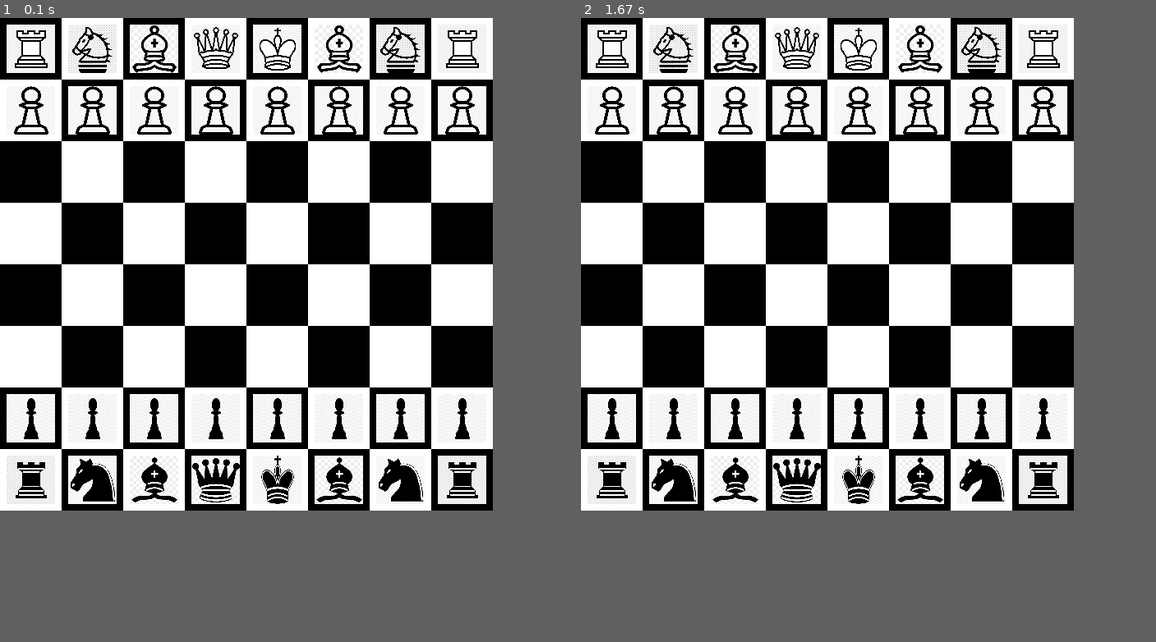
Above: before the commit, frames 1-2 (left to right).
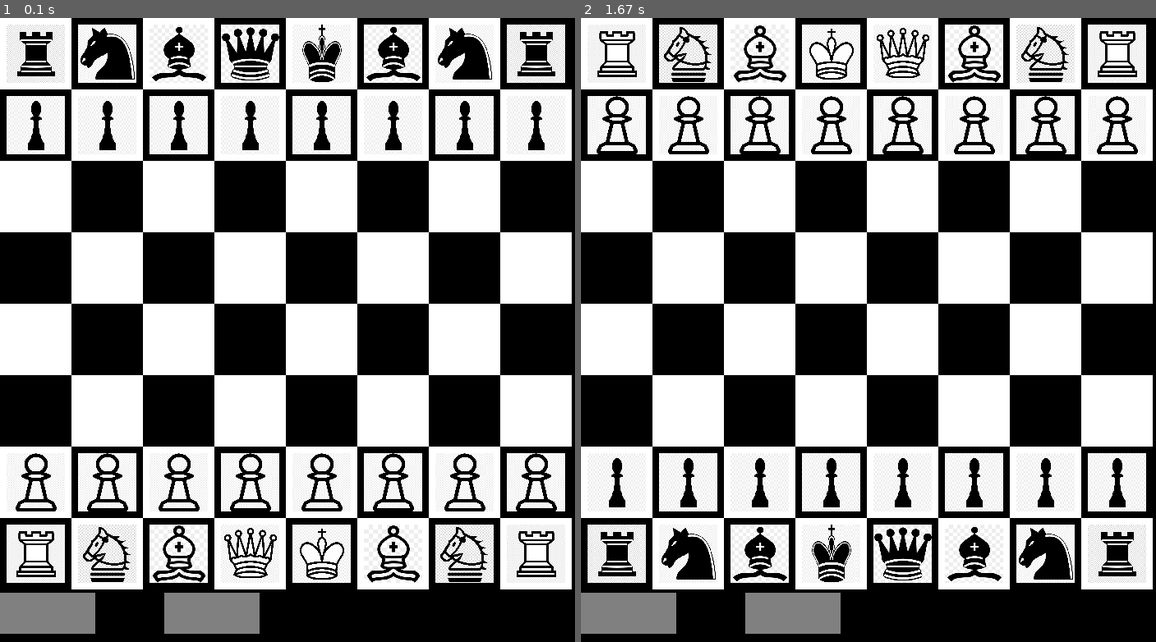
Above: after the commit, the same moments.

Repository: Nicholas-Baldassini/Baldo_Engine
Game: pygame game, started from pygameMain.py
The game is run twice, just before and just after one commit, with the same random seed, the same clock (stepped at 60 frames per second) and the same inputs.
Inputs (mouse positions are in pixels of both pictures, inside the frame that each line leads up to):
- Up to frame 1 (0.1 s): no input
- Up to frame 2 (1.67 s): press the mouse at (627, 610) at 0.37 s; move the mouse to (736, 386) at 0.47 s; release the mouse at (845, 161) at 0.6 s; press the mouse at (627, 610) at 0.7 s; move the mouse to (644, 560) at 0.8 s; release the mouse at (667, 510) at 0.93 s; press the mouse at (627, 610) at 1.13 s; move the mouse to (690, 423) at 1.23 s; release the mouse at (747, 230) at 1.37 s; press the mouse at (627, 610) at 1.6 s
In our replay, the window is 600x600 before the commit and 700x760 after it. These sizes can differ from the game's own. Grey fills any space a smaller window leaves; there, only what the larger window draws over its background counts as a difference.

The runs differ from the first frame. In frame 1, 50% of the frame differs, in the area x 0-100%, y 0-99%; in frame 2, 50%.

Commit message:
Huge updates, changed board squares to ordered list, added primitive movement, lost of other minor functions as well

Diff:
--- a/board.py
+++ b/board.py
@@ -5,6 +5,7 @@
 """
 from typing import List, Dict
 import settings as sett
+import pieces
 
 
 class Board:
@@ -12,40 +13,110 @@
     Board Class
     Holds all the squares and formats them
 
-    squares = {row: sq_obj sorted in files}
-    squares = {1: a1, b1, c1.... 2: a2, b2, c3...}
-    """
+    squares = [[8], [7], [6]...]
+    squares = [[a8, b8, c8...], [a7, b7, c7...]...]
+
+    Representation Invariants
+    ========================
+    len(squares) == 8
+    len(squares[i]) == 8
+    """
+    squares: [['Square']]  # Private
 
     def __init__(self):
-        self.squares = self.init_square_dic()
-
-    def add_square(self, sq_obj: 'Square' ) -> None:
-
-        self.squares[sq_obj.row].append(sq_obj)
-        self.squares[sq_obj.row] = sorted(self.squares[sq_obj.row],
-                                          key=lambda f: f.file)
-
-    def init_square_dic(self):
+        self.squares = self.init_square_list()
+
+    def add_square(self, sq_obj: 'Square') -> None:
+        rr = sett.rows[::-1]  # Reversed rows, used for indexing
+
+        self.squares[rr.index(sq_obj.row)].append(sq_obj)
+        self.squares[rr.index(sq_obj.row)] = sorted(
+            self.squares[rr.index(sq_obj.row)],
+            key=lambda f: f.file)
+
+    def init_square_list(self) -> List[List]:
         """
         To create the empty squares dictionary to organize
         all the square of the board
-        """
-        squares = {}
-        for row in sett.rows:
-            squares[row] = []
+        >>> b = Board()
+        >>> b.init_square_list()
+        [[], [], [], [], [], [], [], []]
+        """
+        squares = []
+        for i in range(8):
+            squares.append([])
         return squares
+
+    def get_board(self) -> List[List['Square']]:
+        """
+        Returns a copy of the virtual board, the list of lists
+        """
+        return self.squares
+
+    # Todo Set this one time to save time, set as attribute
+    def get_colour_pieces_on_board(self, colour: str):
+        """
+        Returns a list of all the pieces on the board of colour
+        """
+        the_alive_ones = []
+        for row in self.squares:
+            for square in row:
+                if isinstance(square.holding, pieces.Piece):
+                    if square.holding.team == colour:
+                        the_alive_ones.append(square.holding)
+        return the_alive_ones
+
+    # Todo Set this one time to save time, set as attribute
+    def get_type_of_pieces(self, piece_type: str, colour: str):
+        """
+        Return a list of all the pieces of piece_type of colour
+        """
+        the_chosen_ones = []
+        coloured = self.get_colour_pieces_on_board(colour)
+        for peece in coloured:
+            if peece.type_ == piece_type:
+                the_chosen_ones.append(peece)
+        return the_chosen_ones
+
+
+    def flip_board(self) -> None:
+        """
+        Internally flip the board, white is on top, black on bottom
+        """
+        for row in range(len(self.squares)):
+            self.squares[row] = self.squares[row][::-1]
+        self.squares = self.squares[::-1]
+
+    def get_square(self, file: str, row: str) -> 'Square':
+        """
+        Retrieve a specific square given code
+        Return square object
+        """
+        rr = sett.rows[::-1]
+        row = rr.index(row)
+        sq = self.squares[row][sett.files.index(file)]
+        return sq
+
+    def get_piece(self, file, row):
+        """
+        Returns piece object if piece object exists in the code
+        """
+        sq = self.get_square(file, row)
+        if sq.holding:
+            return sq.holding
+
 
     def place_piece(self, piece: 'Piece object') -> None:
         piece_row = piece.row
         piece_file = piece.file
+        rr = sett.rows[::-1]
         # Square of interest
-        soi = self.squares[piece_row][sett.files.index(piece_file)]
-
-        if soi.holding is not None:
-            print("Piece: {} is trying to move onto square: {} but piece: {}" +
-                  "is already on it".format(piece.type_, soi.code,
-                                            soi.holding.type_))
-            raise Exception
+        soi = self.squares[rr.index(piece_row)][sett.files.index(piece_file)]
+
+        if soi.holding is not None or isinstance(soi.holding, pieces.Piece):
+            if soi.holding is not piece:
+                print(soi.holding.code + 'is already on this square')
+                raise Exception
         soi.holding = piece
 
     def remove_piece(self, piece: 'Piece object') -> bool:
@@ -55,24 +126,25 @@
 
         Return True if piece is removed, False if something went wrong
         """
-        for row in self.squares.values():
+
+        for row in self.squares:
             for sq in row:
-                if sq.holding is piece:
+                if sq.holding and sq.holding is piece:
                     sq.holding = None
                     return True
         return False
 
     def __str__(self):
-        board_str = ''
-        line_str = ''
-        for file in self.squares.values():
-            for sq in file:
-                if sq.holding:
-                    line_str += sq.holding.type_[0] + '   '
+        board_str = '['
+
+        for row in self.squares:
+            board_str += '['
+            for sq in row:
+                if isinstance(sq.holding, pieces.Piece):
+                    board_str += sq.holding.code + ', '
                 else:
-                    line_str += str(sq)
-            board_str = line_str + '\n' + board_str
-            line_str = ''
+                    board_str += sq.code + ',   '
+            board_str += '], \n'
         return board_str
 
 
@@ -95,17 +167,32 @@
     file: str
     row: str
     attacked: [bool, bool]  # white, black
-    colour: int
+    cur_colour: str
     code: str
-    holding: 'Piece object'
-
-    def __init__(self, colour: int, file: str, row: str):
+    holding: 'pieces.Piece'
+    default_colour: str # black or white by default
+
+    def __init__(self, colour: str, file: str, row: str):
         self.file = file
-        self.colour = colour
+        self.cur_colour = colour
         self.row = row
         self.attacked = [False, False]
         self.code = file + row
         self.holding = None
+        self.default_colour = colour
+
+    def change_colour(self, colour):
+        """
+        Change colour of square
+        Used to highlight a square
+        """
+        self.cur_colour = colour
+
+    def get_default_colour(self):
+        """
+        Return Default colour of the square
+        """
+        return self.default_colour
 
     def __str__(self):
         formatting = '{}{}, '.format(self.file, self.row)
@@ -118,7 +205,7 @@
     for Row in range(8):
         for File in range(8):
             colour_flag += 1
-            square = Square(sett.sq_colours[colour_flag % 2], sett.files[File],
+            square = Square(sett.teams[colour_flag % 2], sett.files[File],
                             sett.rows[Row])
             board.add_square(square)
         colour_flag += 1
--- a/game.py
+++ b/game.py
@@ -1,9 +1,14 @@
-# Do the actual game computation in here, then give the outputs to pygame
+"""
+Do the actual game computation in here, then give the outputs to pygame
+Main control center of the game + engine
+"""
 import board
 import pieces as p
 import settings as sett
 
 master_board = board.create_board()
+turn_number = 1
+# if odd, white's turn, if even, black's turn
 
 
 def start_game():
@@ -11,7 +16,7 @@
     wr1 = p.Rook(sett.files[0], sett.rows[0],
                  sett.piece_types[0], sett.teams[0])
     wkn1 = p.Knight(sett.files[1], sett.rows[0],
-                   sett.piece_types[1], sett.teams[0])
+                    sett.piece_types[1], sett.teams[0])
     wb1 = p.Bishop(sett.files[2], sett.rows[0],
                    sett.piece_types[2], sett.teams[0])
     wq = p.Queen(sett.files[3], sett.rows[0],
@@ -21,7 +26,7 @@
     wb2 = p.Bishop(sett.files[5], sett.rows[0],
                    sett.piece_types[2], sett.teams[0])
     wkn2 = p.Knight(sett.files[6], sett.rows[0],
-                   sett.piece_types[1], sett.teams[0])
+                    sett.piece_types[1], sett.teams[0])
     wr2 = p.Rook(sett.files[7], sett.rows[0],
                  sett.piece_types[0], sett.teams[0])
 
@@ -72,6 +77,20 @@
         master_board.place_piece(pawn)
 
 
+def can_piece_move(piece: 'Piece object', to_row: str, to_file: str) -> bool:
+    """
+    Given a piece and a destination, return True if piece can move there
+    """
+    pass
+
+
+def En_passant():
+    pass
+
+def castle():
+    pass
+
+
 def move_piece(piece: 'Piece object', to_row: str, to_file: str) -> None:
     """
     Called after calculations done to figure out where piece is to be moved
@@ -79,17 +98,33 @@
     Changes file and row position of the piece object
     Changes the actual position on the board object as well
     """
+    # if not can_piece_move(piece, to_row, to_file):
+    #     print('Piece can not move here')
+    #     raise Exception
+
+    global turn_number
+
+    # Remove current piece from wherever it is on board
     worked = master_board.remove_piece(piece)
     if not worked:
-        print("Piece:{} on {} was not found " +
-              "in board.squares".format(piece.type_, piece.code))
+        print("Piece: {} on {} was not found ".format(piece.type_, piece.code) +
+              "in board.squares")
         raise Exception
 
+    # Change piece object attributes
     piece.move_piece(to_row, to_file)
+
+    # Move piece to new spot on board
     master_board.place_piece(piece)
 
+    turn_number += 1
 
-start_game()
+
 if __name__ == '__main__':
     start_game()
-    print(master_board)
+    # print(master_board)
+    master_board.flip_board()
+    # print(master_board)
+    # print(master_board.get__colour_pieces_on_board('white'))
+else:
+    start_game()
--- /dev/null
+++ b/moveStringProcessing.py
@@ -0,0 +1,48 @@
+import game
+import settings as sett
+"""
+Chess strings are retrieved from https://old.chesstempo.com/ database and
+processed according to their formatting
+"""
+
+move_string = '1. b3 e5 2. Bb2 Nc6 3. e3 Nf6 4. Bb5 Bd6 5. Ne2 O-O 6. Ng3 Re8 7. O-O e4 8. f4 a6 9. Be2 Bc5 10. Bxf6 Qxf6 11. Nc3 Bxe3+ 12. Kh1 Bd4 13. Ngxe4 Qh6 14. Bc4 d6 15. Qf3 Be6 16. Rae1 Bb6 17. f5 Bxc4 18. bxc4 Ne5 19. Qe2 c6 20. g4 Bc7 21. Qg2 Qh4 22. Re3 Qd8 23. g5 d5 24. cxd5 Kf8 25. Rh3 cxd5 26. Rxh7 dxe4 27. f6 Ng6 28. Qh3 gxf6 29. gxf6 '
+if not move_string:
+    move_string = input('Move string: ')
+
+fake_order = move_string.strip().split(' ')
+move_order = []
+for move in fake_order:
+    if move[0] not in ['1', '2', '3', '4', '5', '6', '7', '8', '9', '0']:
+        move_order.append(move)
+
+
+is_white = True
+def make_move(move: str):
+    """
+    Responsible for finding which piece is to move and to move it
+    """
+    if move[0] not in sett.piece_move_notation:
+        type = sett.piece_types[-1]
+    else:
+        type = sett.piece_types[sett.piece_move_notation.index(move[0])]
+
+    team = sett.teams[(game.turn_number - 1) % 2]
+    team_pieces = game.master_board.get_colour_pieces_on_board(
+        team)
+
+    # The piece that is to be moved or atleast suppose to move
+    the_chosen_one = None
+    the_chosen_one = game.master_board.get_type_of_pieces(type, team)
+    if the_chosen_one is None:
+        print('No piece is found that can move')
+        raise Exception
+
+    file = move[-2]
+    row = move[-1]
+
+    game.move_piece(the_chosen_one[0], row, file)
+
+
+
+
+# print(move_order)
--- a/pieces.py
+++ b/pieces.py
@@ -1,13 +1,26 @@
+import board
+
 
 class Piece:
+    """
+    Public Interface Class representing a single piece object
+    """
+    file: str
+    row: str
+    type_: str
+    code: str
+    captured: bool
+    team: str
+    vision: [board.Square]
 
     def __init__(self, file: str, row: str, type_: str, team: str):
         self.file = file
         self.row = row
         self.type_ = type_
-        self.code = file + row
+        self.code = team[0] + type_[0] + file + row
         self.captured = False
         self.team = team
+        self.vision = []
 
     def legal_moves(self):
         raise NotImplementedError
@@ -15,10 +28,22 @@
     def move_rules(self):
         raise NotImplementedError
 
+    def create_vision(self):
+        """
+        Create list of squares that this piece could move too, no obstructions
+        """
+        raise NotImplementedError
+
+    def get_vision(self):
+        """
+        Return vision of piece
+        """
+        return self.vision
+
     def move_piece(self, to_row: str, to_file: str):
         """
         Changes file and row position in object
-        DOES NOT MOVE PIECE IN BOARD OBJECT JUST PERSONAL VARIABLES
+        DOES NOT MOVE PIECE IN BOARD OBJECT JUST OBJECT VARIABLES
         """
         self.row = to_row
         self.file = to_file
@@ -31,6 +56,7 @@
 
 
 class Pawn(Piece):
+
     def legal_moves(self):
         pass
 
@@ -44,8 +70,8 @@
         pass
 
     def move_rules(self):
+
         pass
-    pass
 
 
 class Knight(Piece):
--- a/pygameMain.py
+++ b/pygameMain.py
@@ -3,6 +3,7 @@
 import game
 import pieces
 import graphics_process as gp
+import moveStringProcessing as MP
 
 
 def master_game():
@@ -10,36 +11,80 @@
     running = True
     pygame.display.set_caption("BaldCorpium")
 
-    master_board = game.master_board
+    global pygame_board
+    pygame_board = {}
+    skip = 0
+    draw_squares(screen)
 
     while running:
-        file_spacing = 0
-        row_spacing = 0
-        screen.fill(sett.gray)
-
-        for row in master_board.squares.values():
-            for sq in row:
-                pygame.draw.rect(screen, sq.colour, (file_spacing,
-                                                     row_spacing,
-                                                     sett.sq_size,
-                                                     sett.sq_size))
-                file_spacing += sett.sq_size
-            row_spacing += sett.sq_size
-            file_spacing = 0
+        skip += 1
+        # Screen object that do not need to be processed every iteration
+        if (skip % sett.FPS // 10) == 0:
+            # screen.fill(sett.gray)
+            draw_squares(screen)
+            draw_additionals(screen)
+            # hovered_square()
+            skip = 0
 
         draw_pieces(screen)
+        detect_mouse_additional(screen)
+        move_piece()
+
+
         pygame.display.update()
-        pygame.time.delay(10)
+        pygame.time.delay(sett.FPS)
         for event in pygame.event.get():
             if event.type == pygame.QUIT:
                 running = False
 
 
-def draw_pieces(screen: 'pygame screen'):
 
+def move_piece():
+    flip = False
+    pos = pygame.mouse.get_pos()
+    posx = pos[0]
+    posy = pos[1]
+    fu = sett.move_piece_button
+    move = ''
+
+    # Check for button flip event
+    # Add any other additional buttons or interactions we want
+
+    if fu['x'] <= posx <= fu['x'] + fu['width'] and \
+            fu['y'] <= posy <= fu['y'] + fu['height']:
+        if pygame.mouse.get_pressed(3)[0]:
+            move = input('Where do you want to move: ')
+    if move:
+        MP.make_move(move)
+
+
+
+def draw_squares(screen: 'pygame screen') -> None:
+    """
+    Draws just the squares onto the pygame screen
+    """
     file_spacing = 0
     row_spacing = 0
-    for row in game.master_board.squares.values():
+    for row in game.master_board.get_board():
+        for sq in row:
+            pygame.draw.rect(screen, sett.sq_colours[sq.cur_colour],
+                                   (file_spacing,
+                                    row_spacing,
+                                    sett.sq_size,
+                                    sett.sq_size))
+
+            pygame_board[sq] = {'x': file_spacing, 'y': row_spacing,
+                                'width': file_spacing + sett.sq_size,
+                                'height': row_spacing + sett.sq_size}
+            file_spacing += sett.sq_size
+        row_spacing += sett.sq_size
+        file_spacing = 0
+
+
+def draw_pieces(screen: 'pygame screen') -> None:
+    file_spacing = 0
+    row_spacing = 0
+    for row in game.master_board.get_board():
         for sq in row:
             if isinstance(sq.holding, pieces.Piece):
                 t = sq.holding.team
@@ -55,6 +100,63 @@
         row_spacing += sett.sq_size
 
 
+def draw_additionals(screen) -> None:
+    """
+    Draw additional objects to screen, flip, undo...
+    """
+    fb = sett.flip_button_ui
+    mp = sett.move_piece_button
+    pygame.draw.rect(screen, fb.get('colour'), (fb.get('x'), fb.get('y'),
+                                                fb.get('width'),
+                                                fb.get('height')))
+
+    pygame.draw.rect(screen, mp.get('colour'), (mp.get('x'), mp.get('y'),
+                                                mp.get('width'),
+                                                mp.get('height')))
+
+
+
+
+# def hovered_square() -> 'Square object':
+#     pos = pygame.mouse.get_pos()
+#     posx = pos[0]
+#     posy = pos[1]
+#
+#     soi = None
+#     for sq in pygame_board:
+#         if pygame_board[sq]['x'] <= posx <= pygame_board[sq]['width'] and \
+#                 pygame_board[sq]['y'] <= posy <= pygame_board[sq]['height']:
+#             sq.change_colour('hovered')
+#             soi = sq
+#         else:
+#             if sq.cur_colour is not sq.default_colour:
+#                 sq.change_colour(sq.default_colour)
+#     return soi
+
+
+def detect_mouse_additional(screen) -> None:
+    """
+    Check for mouse moving over a piece and if let go, move the piece
+    """
+    flip = False
+    pos = pygame.mouse.get_pos()
+    posx = pos[0]
+    posy = pos[1]
+    fu = sett.flip_button_ui
+
+    # Check for button flip event
+    # Add any other additional buttons or interactions we want
+
+    if fu['x'] <= posx <= fu['x'] + fu['width'] and \
+            fu['y'] <= posy <= fu['y'] + fu['height']:
+        if pygame.mouse.get_pressed(3)[0]:
+            pygame.time.delay(100)
+            flip = True
+
+    if flip:
+        game.master_board.flip_board()
+        flip = False
+
 
 if __name__ == "__main__":
     master_game()
--- a/settings.py
+++ b/settings.py
@@ -5,13 +5,29 @@
 rows = ['1', '2', '3', '4', '5', '6', '7', '8']
 teams = ['white', 'black']
 piece_types = ['rook', 'knight', 'bishop', 'queen', 'king', 'pawn']
+square_states = ['white', 'black', 'hovered']
+piece_move_notation = ['R', 'N', 'B', 'Q', 'K']
+"""
 
 
 
-# pygame settings
+"""
+# pygame settings, UI COMPONENTS
 white = (255, 255, 255)
 black = (0, 0, 0)
 gray = (128, 128, 128)
-size = (600, 600)
-sq_size = size[0] // 8
-sq_colours = [white, black]
+hovered = (188, 86, 86)
+dimension = 700
+bottom_bar = 60
+size = (dimension, dimension + bottom_bar)
+sq_size = dimension // 8
+sq_colours = {'white': white, 'black': black, 'gray': gray, 'hovered': hovered}
+
+
+
+FPS = 100  # Milliseconds delay, 100 = 1 second
+flip_button_ui = {'height': bottom_bar - 10, 'width': dimension // 6,
+                  'x': 0, 'y': dimension, 'colour': gray}
+
+move_piece_button = {'height': bottom_bar - 10, 'width': dimension // 6,
+                     'x': 200, 'y': dimension, 'colour': gray}
--- /dev/null
+++ b/stack.py
@@ -0,0 +1,81 @@
+from typing import List
+
+class Stack:
+    """
+    Basic Stack object, used to ease processing and cut corners
+    """
+    stack: List
+    name: str
+
+    def __init__(self, name="", premade=[]):
+        """
+        premade is a list of something that you want as a stack already,
+        Whatever the order of premade is will be the order of the stack from bot
+        to top
+
+        if premade is not a list, it is ignored
+
+        """
+        if isinstance(premade, list):
+            self.stack = premade
+        else:
+            self.stack = []
+        self.name = name
+
+    def is_empty(self) -> bool:
+        return len(self.stack) == 0
+
+    def push(self, obj) -> None:
+        self.stack.append(obj)
+
+    def pull(self) -> 'Any':
+        """
+        Removes the top obj on the stack and returns it
+        """
+        if self.is_empty():
+            print("Stack: {} is empty and was pulled".format(self.name))
+            raise Exception
+        return self.stack.pop()
+
+    def height(self) -> int:
+        """
+        Returns height of stack, how many obj in it
+        """
+        return len(self.stack)
+
+    def remove_objs(self, position: int, destruction: int ) -> None:
+        """
+        Removes destruction amount of obj's in order below the position obj
+        Preserves order of stack after removal
+
+        position is the position in the stack of the obj, from bottom to top
+        """
+        height = self.height()
+        holder = []
+
+        while height != position:
+            holder.append(self.pull())
+            height = self.height()
+
+        holder.reverse()
+        for i in range(destruction):
+            self.pull()
+
+        self.stack.extend(holder)
+
+    def __str__(self) -> str:
+        formatting = 'Height: ' + str(len(self.stack)) + '\n'
+        for thing in self.stack[::-1]:
+            formatting += str(thing) + ': ' + str(self.stack.index(thing)) + '\n'
+        return formatting
+
+
+if __name__ == '__main__':
+    s = Stack()
+    t = range(7)
+    for i in t:
+        s.push(i)
+    s.pull()
+    print(s)
+    s.remove_objs(4, 4)
+    print(s)
